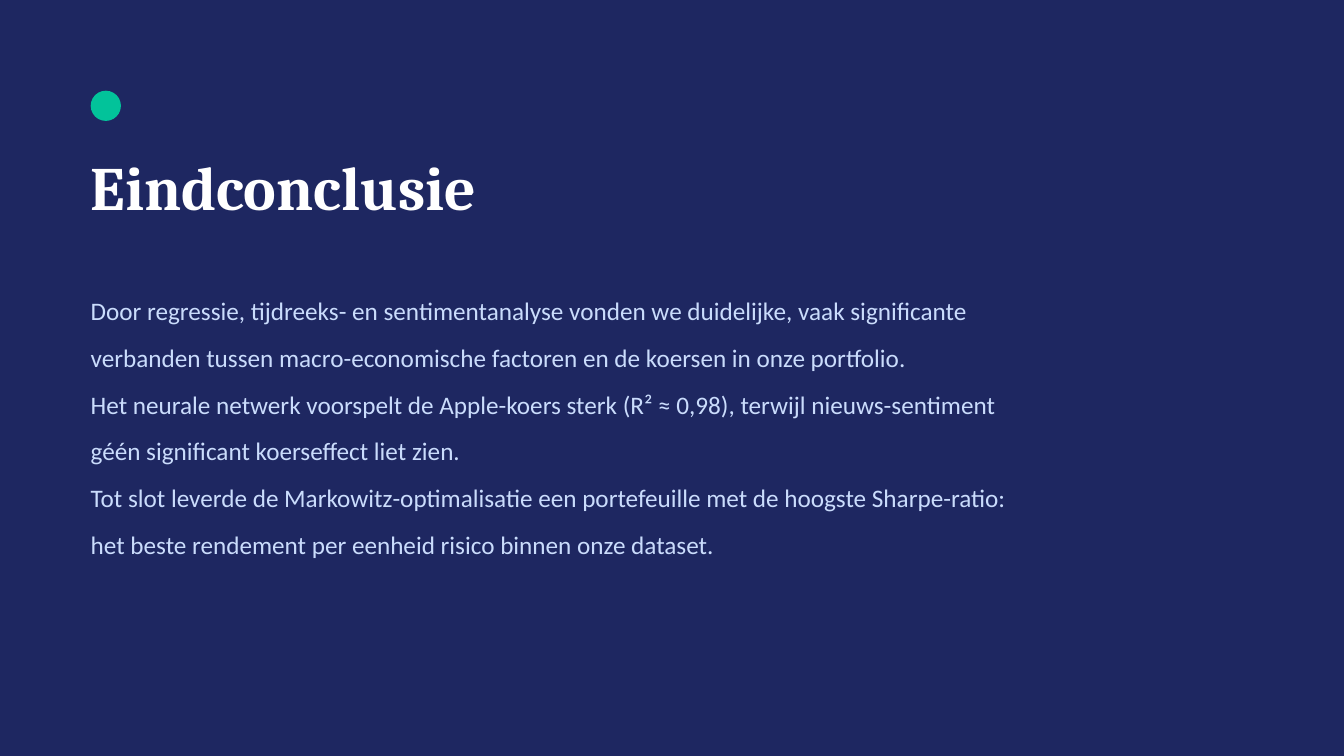
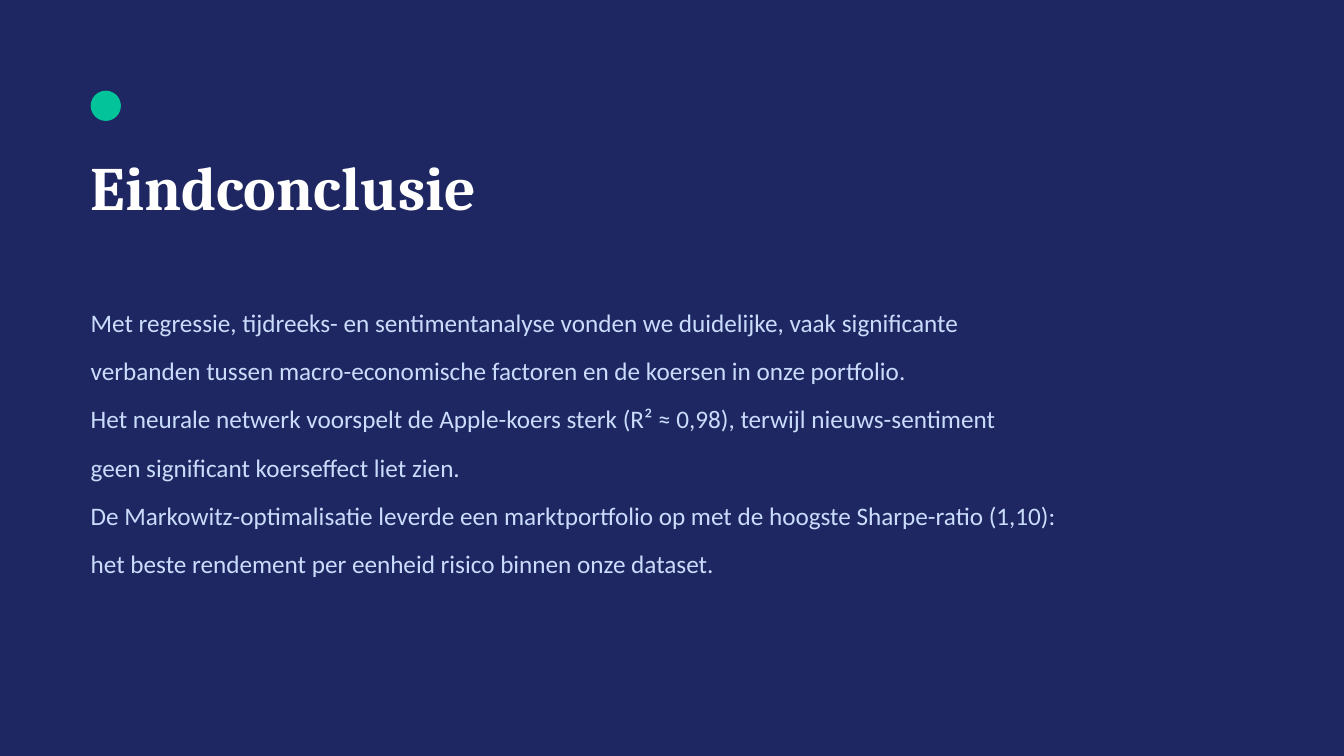
Before and after one commit to michaelraykuster-spec/Werkplaats-2-opdracht-Groep-3, a slide deck: slide 10 of Werkplaats2_Groep3_Eindpresentatie.pptx. Drawn at 1344x756 pixels with LibreOffice and Linux fonts; fonts in the diff are those of the drawing. Boxes give left, top, right and bottom in pixels: in the first picture for what was removed or moved away, otherwise in the second. Text is boxed around its words. In the diff, an @@ line names an element or a change of style, - is before the commit and + after.

```diff
--- a/Werkplaats2_Groep3_Eindpresentatie.pptx
+++ b/Werkplaats2_Groep3_Eindpresentatie.pptx
@@ text "Met regressie, tijdreeks- en sentimentanalyse ...": place and size @@
-text "Met regressie, tijdreeks- en sentimentanalyse ..." at [91, 302, 1005, 558]
+text "Met regressie, tijdreeks- en sentimentanalyse ..." at [91, 314, 1056, 577]
@@ text at [91, 314, 958, 337]: text changed @@
-Door regressie, tijdreeks- en sentimentanalyse vonden we duidelijke, vaak significante
+Met regressie, tijdreeks- en sentimentanalyse vonden we duidelijke, vaak significante
@@ text at [91, 362, 995, 577]: line spacing 1.45 to 1.5 @@
@@ text at [91, 459, 1056, 530]: text changed @@
-géén significant koerseffect liet zien.
-Tot slot leverde de Markowitz-optimalisatie een portefeuille met de hoogste Sharpe-ratio:
+geen significant koerseffect liet zien.
+De Markowitz-optimalisatie leverde een marktportfolio op met de hoogste Sharpe-ratio (1,10):
```
Also in this commit, not shown: 8 other slides changed.
